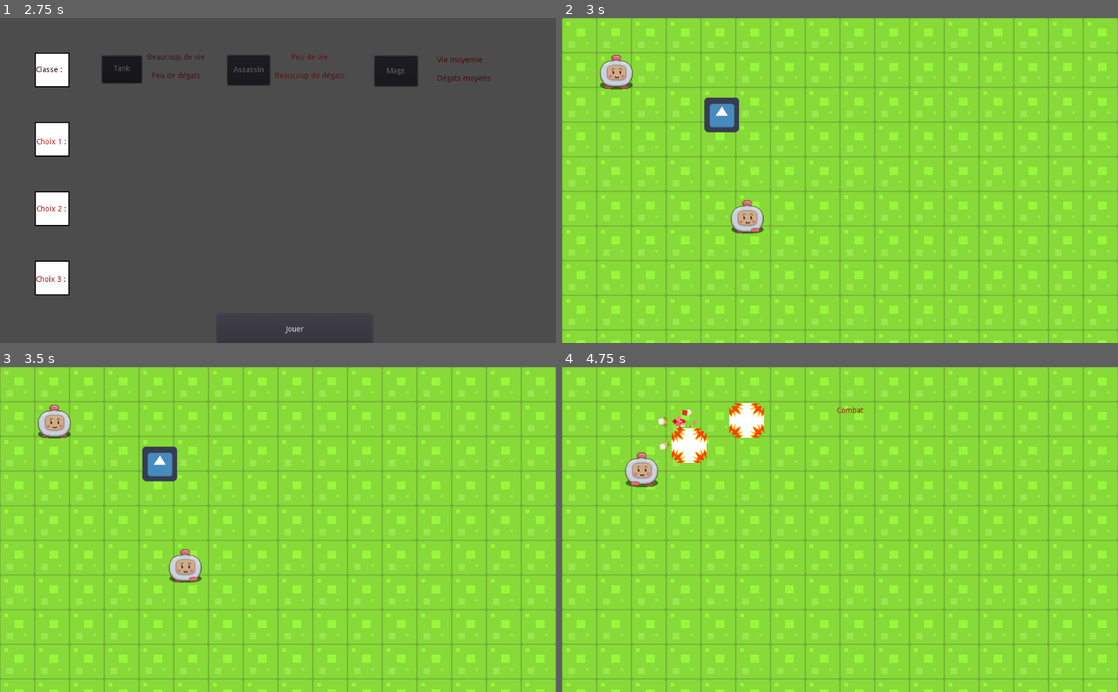
Above: before the commit, frames 1-4 (two rows, left to right).
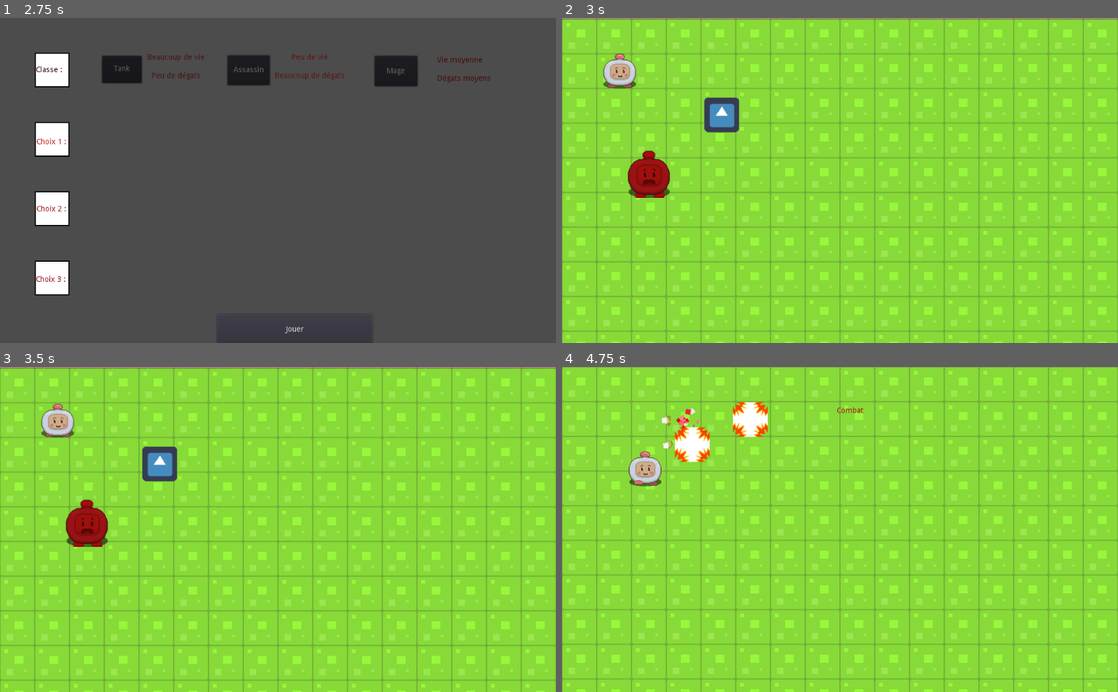
Above: after the commit, the same moments.

Repository: Jairard/JeuMaths
Game: Godot game, scene res://map/Start.tscn
Two runs of this game, one before a commit and one after it. Both use one fixed random seed, a clock stepped at 60 frames per second and the inputs below. The engine's default icon, where the game draws it, is replaced by a stand-in: a white triangle on a blue panel in a dark square.
Inputs (mouse positions are in pixels of both pictures, inside the frame that each line leads up to):
- Up to frame 1 (2.75 s): click "Sign In" at 0.5 s; click (172, 180) at 1.27 s; type "12" at 1.35 s; click (172, 216) at 1.5 s; type "12" at 1.58 s; click (172, 148) at 1.73 s; type "12" at 1.82 s; click "Sign In" at 2 s
- Up to frame 2 (3 s): click "Jouer" at 2.75 s
- Up to frame 3 (3.5 s): no input
- Up to frame 4 (4.75 s): tap Enter (ui_accept) at 3.5, 3.77, 4.52 s; hold Right (ui_right) 3.53-4.28 s; hold Down (ui_down) from 4.28 s (still down)

Frame 1 is identical in both runs. In frame 2, 8.5% of the frame differs, in the area x 0-100%, y 0-100%; in frame 3, 8.5%; in frame 4, 1.5%.

Commit message:
ennemy scene

Diff:
--- a/ennemi.gd
+++ b/Ennemy.gd
@@ -1,6 +1,12 @@
 extends KinematicBody2D
+
 
 
 
 func _ready():
 	pass
+
+
+
+#func _process(delta):
+#	pass
--- /dev/null
+++ b/Ennemy.tscn
@@ -0,0 +1,36 @@
+[gd_scene load_steps=4 format=2]
+
+[ext_resource path="res://Ennemy.gd" type="Script" id=1]
+[ext_resource path="res://image sol/spritesheet.png" type="Texture" id=2]
+
+[sub_resource type="RectangleShape2D" id=1]
+extents = Vector2( 38.8985, 42.8537 )
+
+[node name="Ennemy" type="KinematicBody2D"]
+position = Vector2( 160, 288 )
+script = ExtResource( 1 )
+__meta__ = {
+"_edit_group_": true
+}
+
+[node name="Sprite" type="Sprite" parent="."]
+modulate = Color( 0.666667, 0.0823529, 0.0823529, 1 )
+scale = Vector2( 1.27929, 1.37239 )
+texture = ExtResource( 2 )
+vframes = 8
+hframes = 8
+frame = 26
+
+[node name="CollisionShape2D" type="CollisionShape2D" parent="."]
+shape = SubResource( 1 )
+
+[node name="RayCast_bas" type="RayCast2D" parent="."]
+
+[node name="RayCast_haut" type="RayCast2D" parent="."]
+cast_to = Vector2( 0, -50 )
+
+[node name="RayCast2_droite" type="RayCast2D" parent="."]
+cast_to = Vector2( 50, 0 )
+
+[node name="RayCast_gauche" type="RayCast2D" parent="."]
+cast_to = Vector2( -50, 0 )
--- a/ennemi.tscn
+++ /dev/null
@@ -1,35 +0,0 @@
-[gd_scene load_steps=4 format=2]
-
-[ext_resource path="res://ennemi.gd" type="Script" id=1]
-[ext_resource path="res://image sol/spritesheet.png" type="Texture" id=2]
-
-[sub_resource type="RectangleShape2D" id=1]
-extents = Vector2( 31.6612, 31.6675 )
-
-[node name="KinematicBody2D" type="KinematicBody2D"]
-modulate = Color( 0.964706, 0.482353, 0.458824, 1 )
-script = ExtResource( 1 )
-
-[node name="Sprite" type="Sprite" parent="."]
-modulate = Color( 0.964706, 0.482353, 0.458824, 1 )
-texture = ExtResource( 2 )
-vframes = 8
-hframes = 8
-frame = 26
-
-[node name="AnimationPlayer" type="AnimationPlayer" parent="."]
-
-[node name="CollisionShape2D" type="CollisionShape2D" parent="."]
-modulate = Color( 0.964706, 0.482353, 0.458824, 1 )
-shape = SubResource( 1 )
-
-[node name="RayCast-ennemi-bas" type="RayCast2D" parent="CollisionShape2D"]
-
-[node name="RayCast-ennemi-haut" type="RayCast2D" parent="CollisionShape2D"]
-cast_to = Vector2( 0, -50 )
-
-[node name="RayCast-ennemi-gauche" type="RayCast2D" parent="CollisionShape2D"]
-cast_to = Vector2( -50, 0 )
-
-[node name="RayCast-ennemi-droite" type="RayCast2D" parent="CollisionShape2D"]
-cast_to = Vector2( 50, 0 )
--- a/hero.gd
+++ b/hero.gd
@@ -19,7 +19,7 @@
 	velocite = Vector2(0,0)
 
 	if Input.is_action_pressed("ui_down") :
-		if !$RayCast_bas.is_colliding() : #== false :
+		if !$RayCast_bas.is_colliding(): #== false :
 			velocite.y += vitesse
 			$"animation hero".play("mouvement bas")
 		else :
--- a/hero.tscn
+++ b/hero.tscn
@@ -89,8 +89,11 @@
 }
 
 [node name="hero" type="KinematicBody2D"]
-position = Vector2( 100, 100 )
+position = Vector2( 106.317, 98.195 )
 script = ExtResource( 1 )
+__meta__ = {
+"_edit_group_": true
+}
 
 [node name="hero_spr" type="Sprite" parent="."]
 modulate = Color( 0.878431, 0.878431, 0.878431, 1 )
--- a/jeu.gd
+++ /dev/null
@@ -1,19 +0,0 @@
-extends Node2D
-
-
-
-
-
-func _ready():
-								# if monstre tue xp + 20
-									#ennemi_kill(20, 10, "  ")
-								# if boss tue  xp + 50
-									#ennemi_kill(50, 30, "  ")
-	#match type_loot:
-		#if
-	#ennemi_kill(200, 10, "epee")
-	pass
-
-
-#func _process(delta):
-#	pass
--- a/jeu.tscn
+++ /dev/null
@@ -1,37 +0,0 @@
-[gd_scene load_steps=4 format=2]
-
-[ext_resource path="res://jeu.gd" type="Script" id=1]
-[ext_resource path="res://hero.tscn" type="PackedScene" id=2]
-[ext_resource path="res://ennemi.gd" type="Script" id=3]
-
-[node name="jeu" type="Node2D"]
-script = ExtResource( 1 )
-
-[node name="ennemi" parent="." instance=ExtResource( 2 )]
-editor/display_folded = true
-position = Vector2( 341.069, 366.467 )
-script = ExtResource( 3 )
-
-[node name="raycast_bas" type="RayCast2D" parent="ennemi"]
-enabled = true
-
-[node name="raycast_haut" type="RayCast2D" parent="ennemi"]
-enabled = true
-cast_to = Vector2( 0, -50 )
-
-[node name="raycast_gauche" type="RayCast2D" parent="ennemi"]
-enabled = true
-cast_to = Vector2( -50, 0 )
-
-[node name="raycast_droite" type="RayCast2D" parent="ennemi"]
-enabled = true
-cast_to = Vector2( 50, 0 )
-
-[node name="murs" type="StaticBody2D" parent="."]
-editor/display_folded = true
-
-[node name="CollisionPolygon2D" type="CollisionPolygon2D" parent="murs"]
-polygon = PoolVector2Array( -0.422516, 608.241, -35.3161, 608.241, -30.1467, -30.1828, 1055.43, -28.8905, 1059.31, 608.241, 1023.12, 610.825, 1021.83, -0.458672, 0.869843, 2.12604 )
-
-[node name="CollisionPolygon2D2" type="CollisionPolygon2D" parent="murs"]
-polygon = PoolVector2Array( -28.8543, 610.825, 1060.6, 610.825, 1063.19, 643.134, -30.1467, 636.673 )
--- a/map/map 0.gd
+++ b/map/map 0.gd
@@ -7,7 +7,7 @@
 var tresor = 0
 
 
-onready var intro = preload("res://jeu.tscn")
+onready var ennemy = preload("res://ennemy.tscn")
 onready var hero = preload("res://hero.tscn")
 onready var coin = preload("res://coin.tscn")
 #onready var enemi = preload("res://ennemi.tscn")
@@ -23,7 +23,7 @@
 
 func charger_intro() :
 	print ("2222222222222222222222222")
-	add_child(intro.instance())
+	add_child(ennemy.instance())
 	add_child(hero.instance())
 	add_child(coin.instance())
 
--- a/map/map 0.tscn
+++ b/map/map 0.tscn
@@ -76,6 +76,28 @@
 script = ExtResource( 1 )
 
 [node name="sol" type="TileMap" parent="."]
+position = Vector2( 0, 2.10527 )
 tile_set = SubResource( 4 )
 format = 1
 tile_data = PoolIntArray( -1, 3, 0, -65536, 3, 0, -65535, 3, 0, -65534, 3, 0, -65533, 3, 0, -65532, 3, 0, -65531, 3, 0, …(2831 unchanged characters)…
+
+[node name="StaticBody2D" type="StaticBody2D" parent="sol"]
+visible = false
+position = Vector2( -46.865, -38.0868 )
+
+[node name="CollisionPolygon2D" type="CollisionPolygon2D" parent="sol/StaticBody2D"]
+polygon = PoolVector2Array( -18.6781, -27.0779, 1133.56, -27.0779, 1136.24, 737.333, -13.0393, 737.333, -13.0393, 670.385, 1069.29, 670.385, 1069.29, 31.5872, -15.8289, 34.3768 )
+
+[node name="CollisionPolygon2D2" type="CollisionPolygon2D" parent="sol/StaticBody2D"]
+position = Vector2( 3.90503, 0 )
+scale = Vector2( 0.945356, 1 )
+polygon = PoolVector2Array( -27.8722, 36.2419, 46.4832, 35.8864, 48.5393, 663.98, -21.6083, 663.98 )
+
+[node name="Area2D" type="Area2D" parent="sol"]
+visible = false
+
+[node name="CollisionPolygon2D" type="CollisionPolygon2D" parent="sol/Area2D"]
+polygon = PoolVector2Array( -63.4626, -60.5524, 1085.62, -63.8928, 1085.62, 699.381, -65.1328, 701.051, -63.4626, 642.594, 1023.83, 644.265, 1027.17, 2.91454, -63.4626, -3.76619 )
+
+[node name="CollisionPolygon2D2" type="CollisionPolygon2D" parent="sol/Area2D"]
+polygon = PoolVector2Array( -63.5001, -3.10529, 0.149841, -2.15529, -0.000793457, 638.108, -61.8018, 636.6 )
